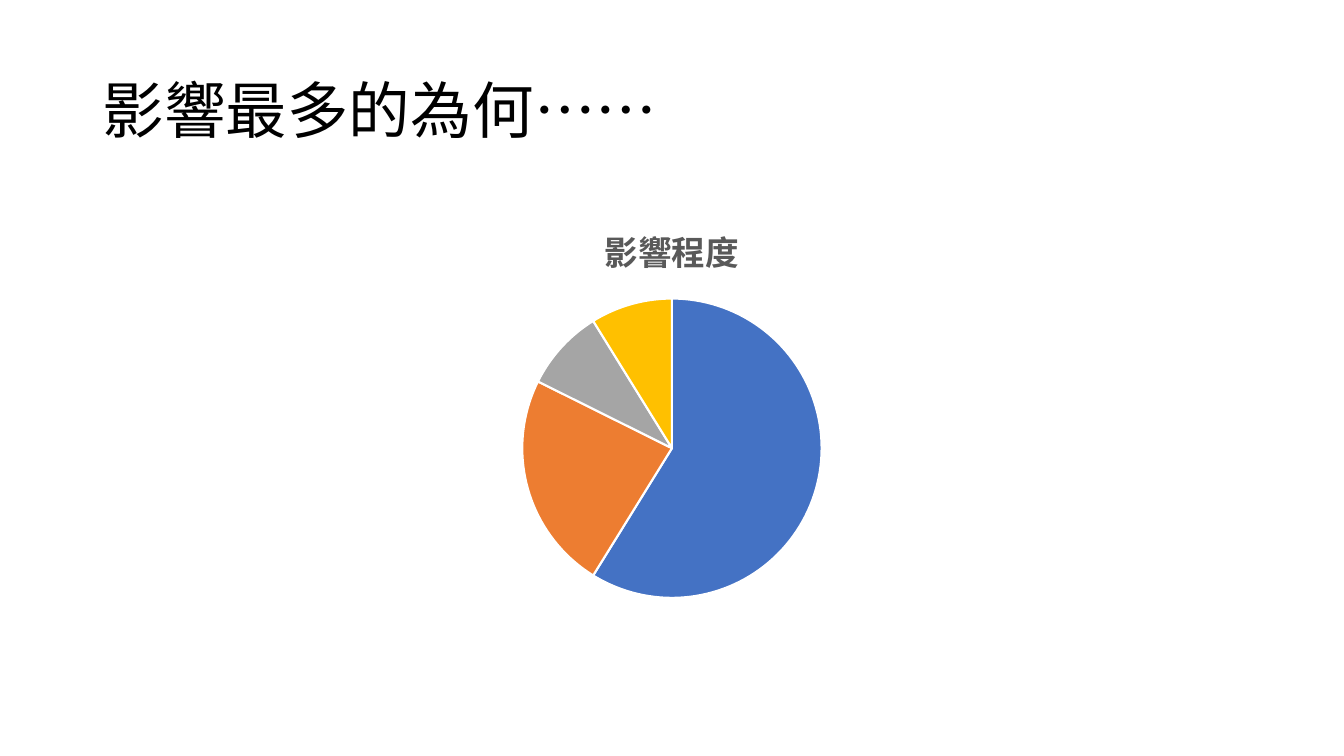
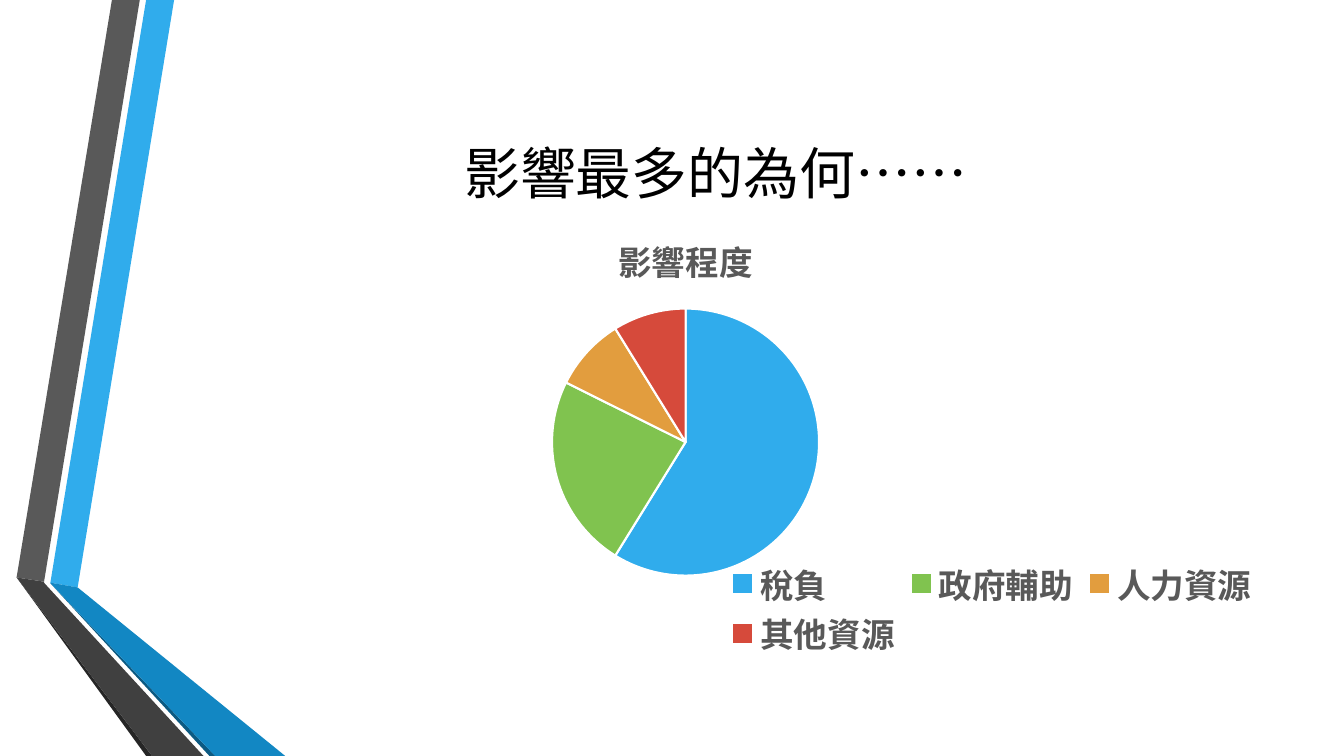
Before and after one commit to Jameswilson7788/school, a slide deck: slide 3 of 政府產業政策簡報.pptx. Drawn at 1344x756 pixels with LibreOffice and Linux fonts; fonts in the diff are those of the drawing; background and template pictures are left out. Boxes give left, top, right and bottom in pixels: in the first picture for what was removed or moved away, otherwise in the second. Text is boxed around its words. In the diff, an @@ line names an element or a change of style, - is before the commit and + after.

```diff
--- a/政府產業政策簡報.pptx
+++ b/政府產業政策簡報.pptx
@@ title "影響最多的為何……": place and size @@
-title "影響最多的為何……" at [102, 80, 657, 138]
+title "影響最多的為何……" at [464, 146, 968, 199]
@@ title "影響最多的為何……" at [464, 146, 968, 199]: size 44 to 40 pt; alignment left to centre; line spacing 0.9 to 1 @@
@@ pie chart at [103, 212, 1268, 658] @@
@@ colours of single points changed @@
@@ lettering changed @@
@@ pie chart: place and size @@
-pie chart at [93, 202, 1252, 682]
+pie chart at [103, 212, 1268, 658]
@@ group added at [16, 0, 285, 756]: 6 freeform shapes @@
```
Also in this commit, not shown: 13 other slides changed, 7 slides added, 4 slides removed.
